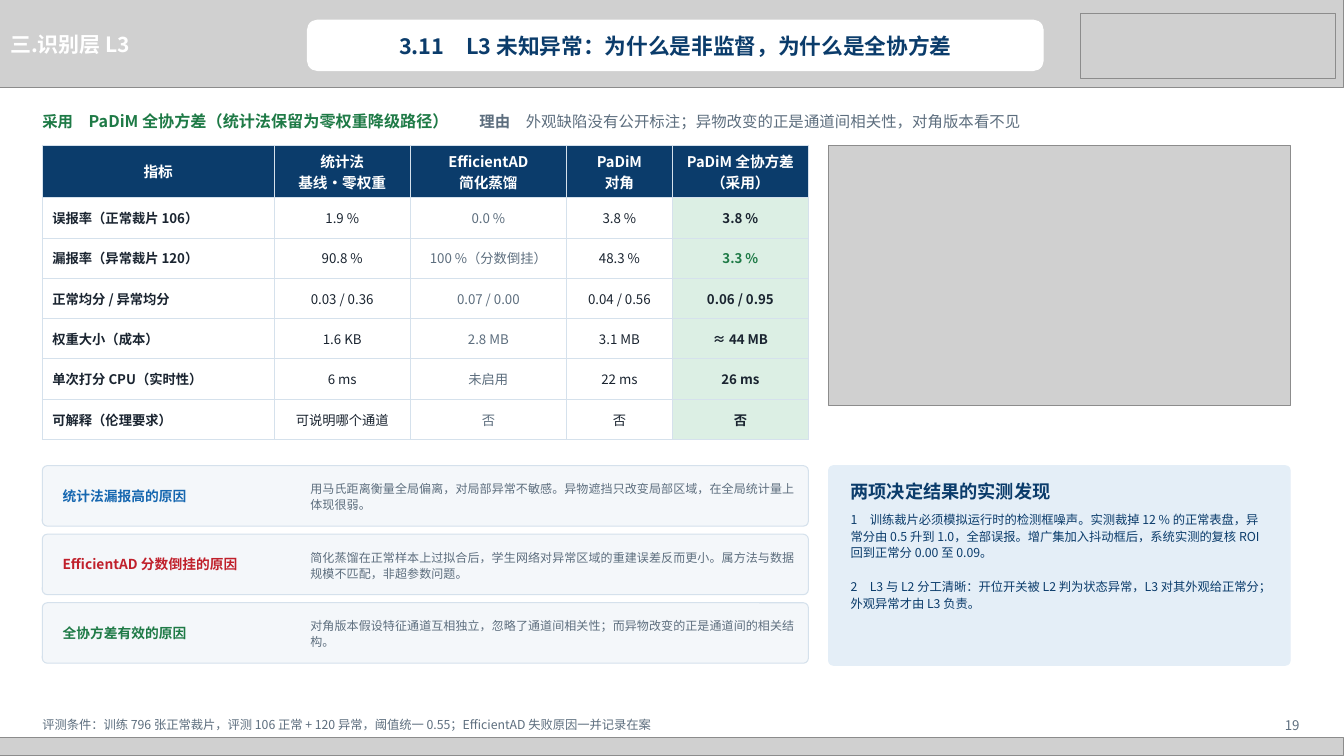
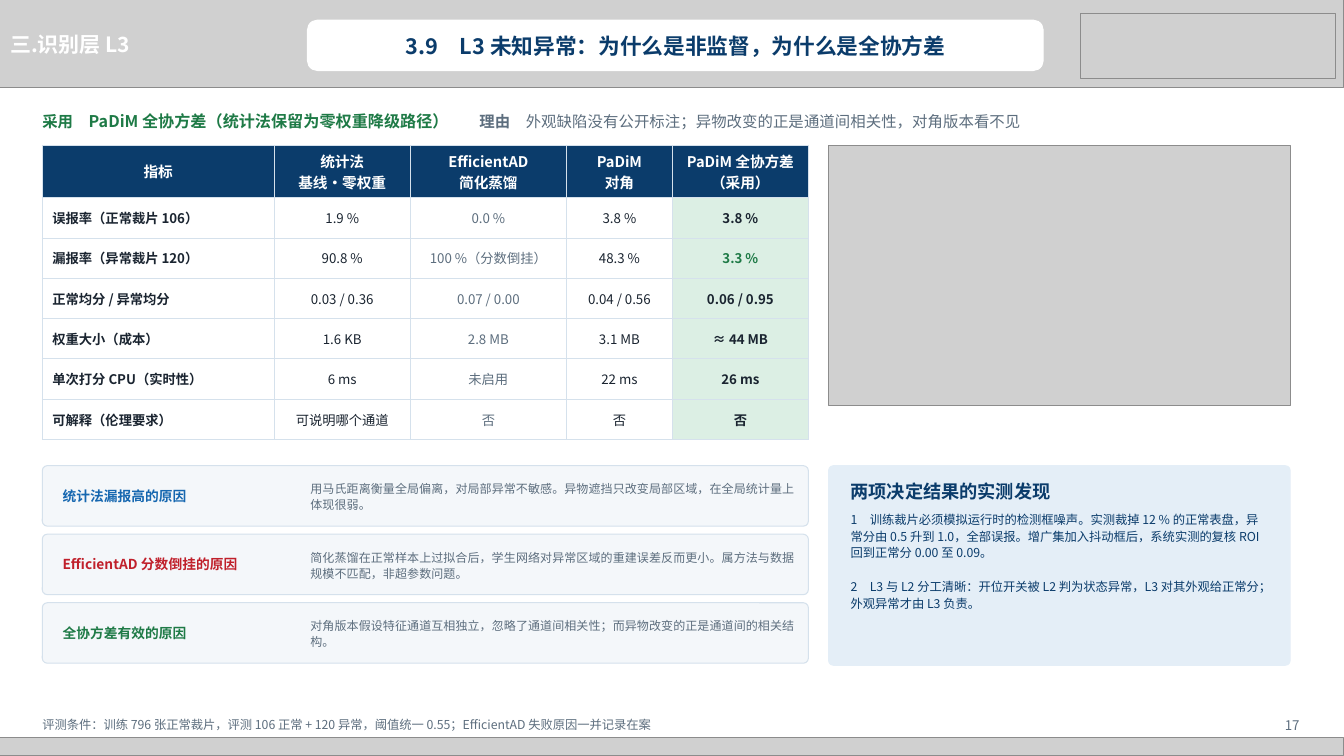
Before and after one commit to heizitalk666/2026summer, a slide deck: slide 17 of deliverables/中期答辩.pptx (slide 19 before the commit). Drawn at 1344x756 pixels with LibreOffice and Linux fonts; fonts in the diff are those of the drawing; grey boxes stand for pictures. Boxes give left, top, right and bottom in pixels: in the first picture for what was removed or moved away, otherwise in the second. Text is boxed around its words. In the diff, an @@ line names an element or a change of style, - is before the commit and + after.

```diff
--- a/deliverables/中期答辩.pptx
+++ b/deliverables/中期答辩.pptx
@@ text at [405,35,945,57]: text changed @@
-3.11 L3 未知异常：为什么是非监督，为什么是全协方差
+3.9 L3 未知异常：为什么是非监督，为什么是全协方差
@@ text at [1285,720,1300,730]: text changed @@
-19
+17
```
Also in this commit, not shown: 16 other slides changed, 2 slides removed, 4 other files.
